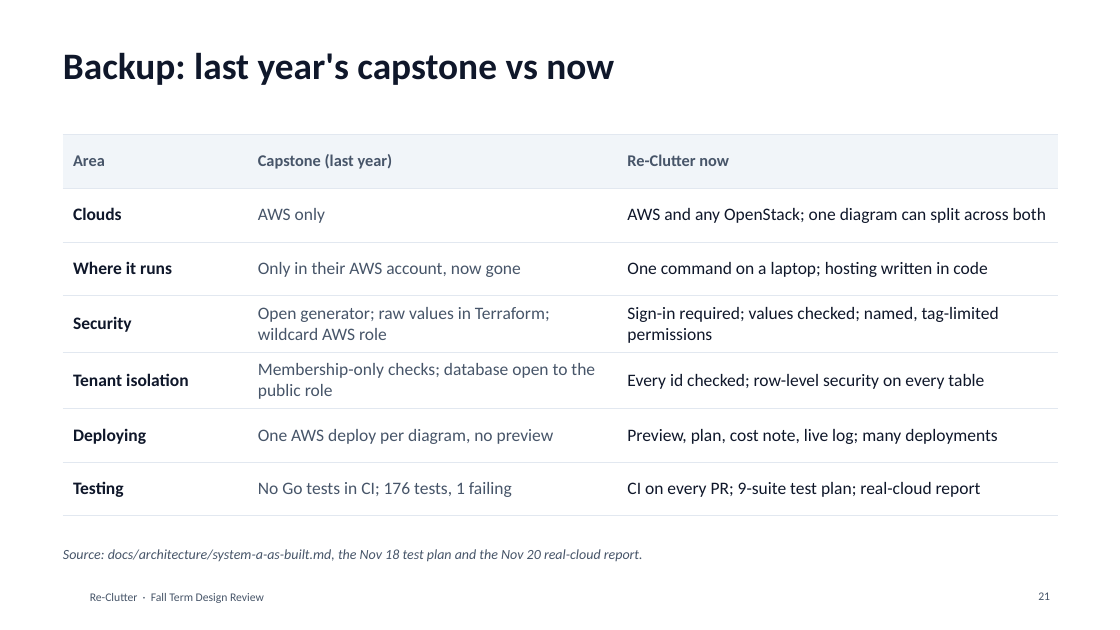
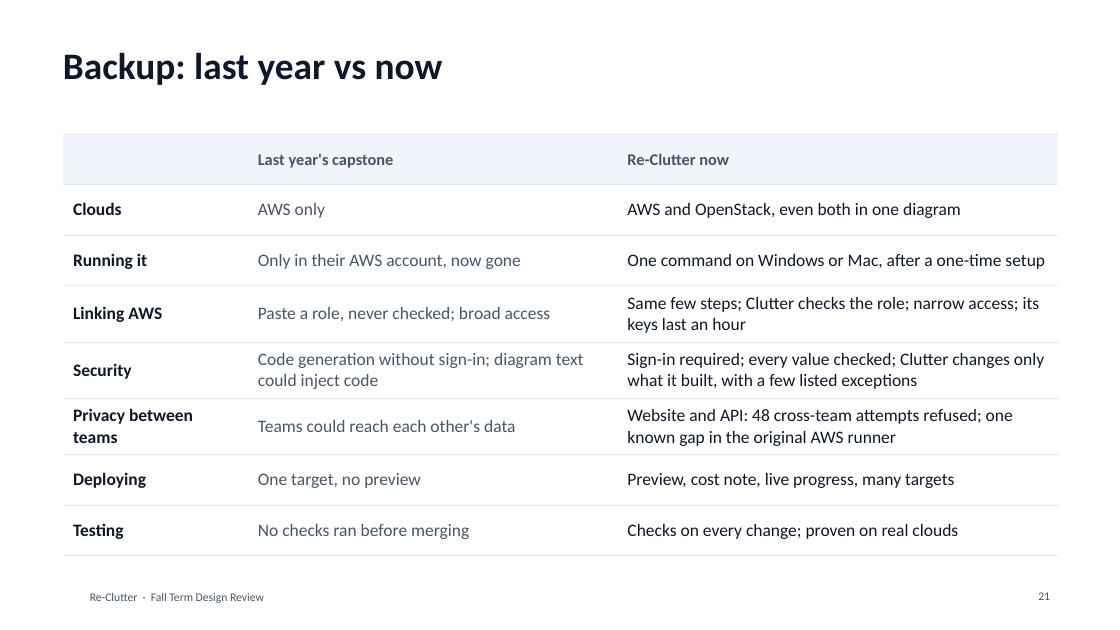
Before and after one commit to Alberta2514640/clutter, a slide deck: slide 21 of deliverables/Re-Clutter_Fall_Design_Review_Software.pptx. Drawn at 1120x630 pixels with LibreOffice and Linux fonts; fonts in the diff are those of the drawing; background and template pictures are left out. Boxes give left, top, right and bottom in pixels: in the first picture for what was removed or moved away, otherwise in the second. Text is boxed around its words. In the diff, an @@ line names an element or a change of style, - is before the commit and + after.

Commit message:
Make the design review deck accurate and plain for outside readers
Rebuild the fall design review deck after a fact check against the
real-cloud, local and test-plan reports: correct overstated claims,
add what is not proven yet, explain cloud terms at first use, state the
current asks (AWS organization permissions with the sponsor), and add a
clearer problem statement.

```diff
--- a/deliverables/Re-Clutter_Fall_Design_Review_Software.pptx
+++ b/deliverables/Re-Clutter_Fall_Design_Review_Software.pptx
@@ title at (63,52,443,85): text changed @@
-Backup: last year's capstone vs now
+Backup: last year vs now
@@ table at (63,134,1059,553) @@
-row 1: Area | Capstone (last year) | Re-Clutter now
-row 2: Clouds | AWS only | AWS and any OpenStack; one diagram can split across both
-row 3: Where it runs | Only in their AWS account, now gone | One command on a laptop; hosting written in code
-row 4: Security | Open generator; raw values in Terraform; wildcard AWS role | Sign-in required; values checked; named, tag-limited permissions
-row 5: Tenant isolation | Membership-only checks; database open to the public role | Every id checked; row-level security on every table
-row 6: Deploying | One AWS deploy per diagram, no preview | Preview, plan, cost note, live log; many deployments
-row 7: Testing | No Go tests in CI; 176 tests, 1 failing | CI on every PR; 9-suite test plan; real-cloud report
+row 1:  | Last year's capstone | Re-Clutter now
+row 2: Clouds | AWS only | AWS and OpenStack, even both in one diagram
+row 3: Running it | Only in their AWS account, now gone | One command on Windows or Mac, after a one-time setup
+row 4: Linking AWS | Paste a role, never checked; broad access | Same few steps; Clutter checks the role; narrow access; its keys last an hour
+row 5: Security | Code generation without sign-in; diagram text could inject code | Sign-in required; every value checked; Clutter changes only what it built, with a few listed exceptions
+row 6: Privacy between teams | Teams could reach each other's data | Website and API: 48 cross-team attempts refused; one known gap in the original AWS runner
+row 7: Deploying | One target, no preview | Preview, cost note, live progress, many targets
+row 8: Testing | No checks ran before merging | Checks on every change; proven on real clouds
@@ text removed at (63,549,643,562) @@
-Source: docs/architecture/system-a-as-built.md, the Nov 18 test plan and the Nov 20 real-cloud report.
```
Also in this commit, not shown: 18 other slides changed, 2 slides added, 2 slides removed.
